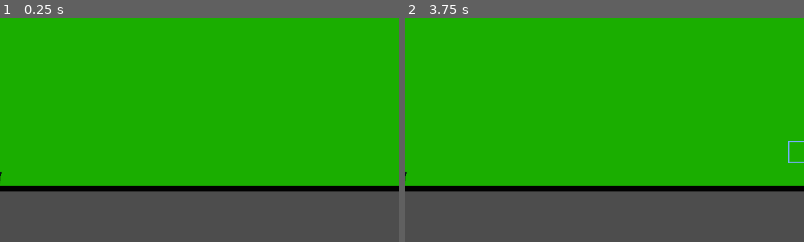
Above: before the commit, frames 1-2 (left to right).
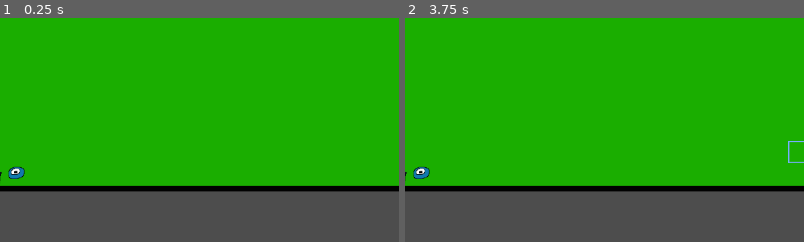
Above: after the commit, the same moments.

Repository: iiAzui/BipoleIVplus
Game: Godot game, scene res://Battle.tscn
Two runs of this game, one before a commit and one after it. Both use one fixed random seed, a clock stepped at 60 frames per second and the inputs below. The project has no main scene, so this scene is started directly.
Inputs:
- Up to frame 1 (0.25 s): no input
- Up to frame 2 (3.75 s): tap Enter at 0.5, 2, 3.5 s; hold Right (Right) 0.53-1.28 s; tap Space at 1.25, 2.75 s; hold Down (Down) 1.28-2.03 s; hold Right (Right) 2.03-2.78 s; hold Up (Up) 2.78-3.53 s; hold Left (Left) from 3.53 s (still down)
The pictures show only the part of the screen within x 3-53%, y 50-100%; the shares and areas given below are measured in that part.

The runs differ from the first frame. In frame 1, 0.2% of the frame differs, in the area x 2-7%, y 66-72%; in frame 2, 0.2%.

Commit message:
Simple add things

Diff:
--- a/Battle.tscn
+++ b/Battle.tscn
@@ -8,6 +8,7 @@
 [ext_resource type="Texture2D" uid="uid://q6s74u6bktan" path="res://Setup/Outsidebox.png" id="6_cst8o"]
 [ext_resource type="Texture2D" uid="uid://yw476j47tg4w" path="res://Sprites/proton_small.png" id="8_77wd3"]
 [ext_resource type="Script" path="res://Proton.gd" id="8_ghuua"]
+[ext_resource type="PackedScene" uid="uid://da2b80p3dhtok" path="res://Enemy.tscn" id="9_xahdi"]
 
 [sub_resource type="RectangleShape2D" id="RectangleShape2D_fs5lt"]
 size = Vector2(32, 32)
@@ -492,5 +493,8 @@
 
 [node name="Timer" type="Timer" parent="."]
 
+[node name="Enemy" parent="." instance=ExtResource("9_xahdi")]
+position = Vector2(-536, 208)
+
 [connection signal="body_entered" from="Box/CharacterBody2D/Area2D" to="Texts" method="_on_area_2d_body_entered"]
 [connection signal="body_exited" from="Box/CharacterBody2D/Area2D" to="Texts" method="_on_area_2d_body_exited"]
--- /dev/null
+++ b/Enemy.tscn
@@ -0,0 +1,18 @@
+[gd_scene load_steps=3 format=3 uid="uid://da2b80p3dhtok"]
+
+[ext_resource type="Texture2D" uid="uid://b5dxyrtb2nta1" path="res://Sprites/blueslime_small.png" id="1_fan6q"]
+
+[sub_resource type="RectangleShape2D" id="RectangleShape2D_ypyqh"]
+size = Vector2(16, 16)
+
+[node name="Enemy" type="CharacterBody2D"]
+
+[node name="Sprite2D" type="Sprite2D" parent="."]
+position = Vector2(16, 16)
+scale = Vector2(0.64, 0.64)
+texture = ExtResource("1_fan6q")
+
+[node name="CollisionShape2D" type="CollisionShape2D" parent="."]
+position = Vector2(16, 16)
+shape = SubResource("RectangleShape2D_ypyqh")
+disabled = true
--- a/Texts.gd
+++ b/Texts.gd
@@ -93,38 +93,39 @@
 			#%Bio.text = "Proton is from Nolavillia, though he grew up in Bipole and was raised by Scien.\nHe now serves under the Territory of Static as a high-ranking knight alongside\n Scien and the Elemental Offense Squad."
 		#%EXPTHING.text = "Chapter EXP Level Determinant: 2"
 		#%Portrait.texture = load("res://Portraits/proton_big.png")
-	var num =  body.NumName
-	%Name.text = Globals.NAME[num]
-	%LVLEXP.text = "Level: " + str(Globals.LVLEXP[num][0]) + " EXP: " + str(Globals.LVLEXP[num][1])
-	%ATKDEFRES.text = "ATK: " + str(Globals.ATKDEFRES[num][0]) + " DEF: " + str(Globals.ATKDEFRES[num][1]) + " RES: " + str(Globals.ATKDEFRES[num][2])
-	%SPDAGLACR.text = "SPD: " + str(Globals.SPDAGLACR[num][0]) + " AGL: " + str(Globals.SPDAGLACR[num][1]) + " ACL: " + str(Globals.SPDAGLACR[num][2])
-	if true == true:
-		%A1.text = str(Globals.A1[num])
-		%A2.text = str(Globals.A2[num])
-		%A3.text = str(Globals.A3[num])
-		%A4.text = str(Globals.A4[num])
-	if true == true:
-		%S1.text = str(Globals.S1[num])
-		%S2.text = str(Globals.S2[num])
-		%S3.text = str(Globals.S3[num])
-		%S4.text = str(Globals.S4[num])
-	if true == true:
-		%T1.text = str(Globals.T1[num])
-		%T2.text = str(Globals.T2[num])
-		%T3.text = str(Globals.T3[num])
-		%T4.text = str(Globals.T4[num])
-	%Class.text = "Class: " + Globals.Class[num]
-	%HP.text = "HP: " + str(Globals.HP[num][0]) + "/" + str(Globals.HP[num][1])
-	if true == true:
-		%ATKHPDEF.text = "ATK: " + str(Globals.NAME[num])
-		%RESAGLACR.text = "RES: " + str(Globals.NAME[num])
-	if true == true:
-		%ATKHPDEF.text = "ATK: [" + str(Globals.ATKHPDEF[num][0][0]) +", "+str(Globals.ATKHPDEF[num][0][1]) + "] HP: [" + str(Globals.ATKHPDEF[num][1][0]) +", "+str(Globals.ATKHPDEF[num][1][1]) + "] DEF: []" + str(Globals.ATKHPDEF[num][2][0]) +", "+str(Globals.ATKHPDEF[num][2][1]) + "]"
-		%RESAGLACR.text = "RES: [" + str(Globals.RESAGLACR[num][0][0]) +", "+str(Globals.RESAGLACR[num][0][1]) + "] AGL: [" + str(Globals.RESAGLACR[num][1][0]) +", "+str(Globals.RESAGLACR[num][1][1]) + "] ACR: []" + str(Globals.RESAGLACR[num][2][0]) +", "+str(Globals.RESAGLACR[num][2][1]) + "]"
-	if true == true:
-		%Bio.text = str(Globals.Bio[num])
-	%EXPTHING.text = "Chapter EXP Level Determinant: " + str(Globals.EXPTHING[num])
-	%Portrait.texture = load(str(Globals.Portrait[num]))
+	if body.name != "Enemy":
+		var num =  body.NumName
+		%Name.text = Globals.NAME[num]
+		%LVLEXP.text = "Level: " + str(Globals.LVLEXP[num][0]) + " EXP: " + str(Globals.LVLEXP[num][1])
+		%ATKDEFRES.text = "ATK: " + str(Globals.ATKDEFRES[num][0]) + " DEF: " + str(Globals.ATKDEFRES[num][1]) + " RES: " + str(Globals.ATKDEFRES[num][2])
+		%SPDAGLACR.text = "SPD: " + str(Globals.SPDAGLACR[num][0]) + " AGL: " + str(Globals.SPDAGLACR[num][1]) + " ACL: " + str(Globals.SPDAGLACR[num][2])
+		if true == true:
+			%A1.text = str(Globals.A1[num])
+			%A2.text = str(Globals.A2[num])
+			%A3.text = str(Globals.A3[num])
+			%A4.text = str(Globals.A4[num])
+		if true == true:
+			%S1.text = str(Globals.S1[num])
+			%S2.text = str(Globals.S2[num])
+			%S3.text = str(Globals.S3[num])
+			%S4.text = str(Globals.S4[num])
+		if true == true:
+			%T1.text = str(Globals.T1[num])
+			%T2.text = str(Globals.T2[num])
+			%T3.text = str(Globals.T3[num])
+			%T4.text = str(Globals.T4[num])
+		%Class.text = "Class: " + Globals.Class[num]
+		%HP.text = "HP: " + str(Globals.HP[num][0]) + "/" + str(Globals.HP[num][1])
+		if true == true:
+			%ATKHPDEF.text = "ATK: " + str(Globals.NAME[num])
+			%RESAGLACR.text = "RES: " + str(Globals.NAME[num])
+		if true == true:
+			%ATKHPDEF.text = "ATK: [" + str(Globals.ATKHPDEF[num][0][0]) +", "+str(Globals.ATKHPDEF[num][0][1]) + "] HP: [" + str(Globals.ATKHPDEF[num][1][0]) +", "+str(Globals.ATKHPDEF[num][1][1]) + "] DEF: []" + str(Globals.ATKHPDEF[num][2][0]) +", "+str(Globals.ATKHPDEF[num][2][1]) + "]"
+			%RESAGLACR.text = "RES: [" + str(Globals.RESAGLACR[num][0][0]) +", "+str(Globals.RESAGLACR[num][0][1]) + "] AGL: [" + str(Globals.RESAGLACR[num][1][0]) +", "+str(Globals.RESAGLACR[num][1][1]) + "] ACR: []" + str(Globals.RESAGLACR[num][2][0]) +", "+str(Globals.RESAGLACR[num][2][1]) + "]"
+		if true == true:
+			%Bio.text = str(Globals.Bio[num])
+		%EXPTHING.text = "Chapter EXP Level Determinant: " + str(Globals.EXPTHING[num])
+		%Portrait.texture = load(str(Globals.Portrait[num]))
 
 func _on_area_2d_body_exited(body):
 	%Texts.visible = false
Not shown: 1 places in Battle.tscn that only renumber resources
